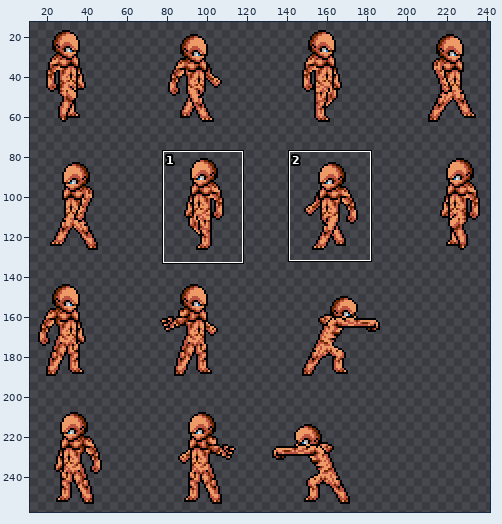
A sprite sheet gets an edit: img/units/skin2.png. Above, an overview of the earlier version with the close-up marked.
Close-up. First the earlier version:
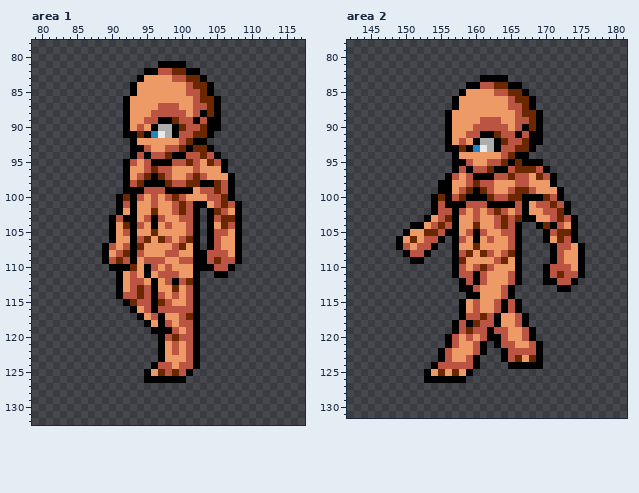
The file is 500x500 pixels. Shown: area 1: x 79..117, y 78..132; area 2: x 142..181, y 78..131. The wide view leaves out empty margins. The commit also changed other parts of the picture, which this record leaves out.
Now the later version:
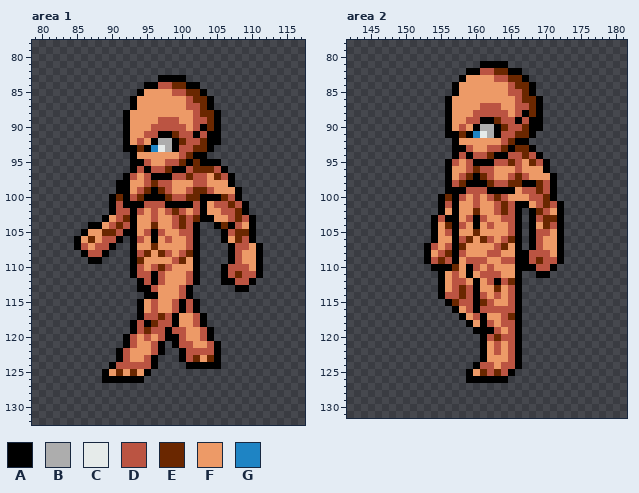
Palette (. is transparent): A #000000  B #adadad  C #e6ebea  D #bb5442  E #6a2700  F #ed9a67  G #1e84c4
From old to new:
--- area 1
@@ x 79..117 @@
  80 .......................................
- 81 ..................AAAA.................
- 82 ................AADDEEAA...............
- 83 ...............AFFFFDDEEA..............
- 84 ..............AFFFFFFFDEEA.............
- 85 ..............AFFFFFFFDDEA.............
- 86 .............AFFFFFFFFFDEEA............
- 87 .............AFFFFDDDFFDDEA............
- 88 .............AFFFDDDDDFDAEA............
- 89 .............AFFDDAAEDDADAA............
- 90 .............AFDFABBAEDDEAA............
- 91 .............AAEAGCBADDEEA.............
- 92 ..............AFFFFFFDEAA..............
- 93 ..............AADFFDDEAEEA.............
- 94 ..............ADADDEAADDEDA............
- 95 .............ADFDAAADDEDFEDA...........
- 96 .............AFFDEDDFFFDFFFA...........
- 97 .............AFDEAEDFFDEDFFFA..........
- 98 .............ADEAAAEDDEEAAEDA..........
- 99 .............AAADDDAAAAFDDEDA..........
-100 ............AEADFDFDEDFFFDDEA..........
-101 ............ADAFFDFFDEDAAFDEDA.........
-102 ............AFAFFEFFDEDA.AEDFA.........
-103 ...........ADAAFDADFFDDA.ADEEA.........
-104 ...........AFEADFAFDFFDA.AFEDA.........
-105 ...........AFDAFFEFFFFDA.ADDFA.........
-106 ...........AFFADEFEDFDEA.ADFFA.........
-107 ..........ADFDAEFFFFDEFA.ADFFA.........
-108 ..........AFDEADFFFDDFFAADDDFA.........
-109 ..........ADEDAFDDDFFDDAADEDDA.........
-110 ...........AAAEFADFDFFFAAADDA..........
-111 ............AFDFAFDDDFFA..AA...........
-112 ............AFDDFAFDADEA...............
-113 ............AFDEDAFFEFDA...............
-114 ............ADDEDADFDFDA...............
-115 .............AEDDAEDFFDA...............
-116 ..............AFDADDDDDA...............
-117 ...............AFDAFFDEA...............
-118 ................AFADFDDA...............
-119 .................AAADFDA...............
-120 ..................ADEDDA...............
-121 ..................AFDFDA...............
-122 ..................AFDFDA...............
-123 ..................AFFFDA...............
-124 .................ADDFDDA...............
-125 ................AFEDEDA................
-126 ................AAAAAA.................
+ 81 .......................................
+ 82 .......................................
+ 83 ..................AAAA.................
+ 84 ................AADDEEAA...............
+ 85 ...............AFFFFDDEEA..............
+ 86 ..............AFFFFFFFDEEA.............
+ 87 ..............AFFFFFFFDDEA.............
+ 88 .............AFFFFFFFFFDEEA............
+ 89 .............AFFFFDDDFFDDEA............
+ 90 .............AFFFDDDDDFDAEA............
+ 91 .............AFFDDAAEDDADAA............
+ 92 .............AFDFABBAEDDEAA............
+ 93 .............AAEAGCBADDEEA.............
+ 94 ..............AFFFFFFDEAA..............
+ 95 ..............AADFFDDEAEAAA............
+ 96 ..............ADADDEAADEEEDA...........
+ 97 .............ADFDAAADDEDDFEDA..........
+ 98 ............AAFFDEDDFFFDDFFFA..........
+ 99 ............AAFDEAEDFFDEEDFFFA.........
+100 ...........AEADEAAAEDDEEAAAEDA.........
+101 ...........ADAAADDDAAAADAFDDEDA........
+102 ...........ADDADFDFDEDFDAFFDDEA........
+103 ..........AFDEAFFDFFDEDEAAFFDEDA.......
+104 ........AAFDEDAFFEFFDEDA..AEADFA.......
+105 .......AFFEEDAAFDADFFDDA...ADEEA.......
+106 ......AFEFDDA.ADFAFDFFDA...AFEDA.......
+107 ......ADFDDA..AFFEFFFFDA....ADDFA......
+108 .......ADDA...ADEFEDFDEA....ADFFA......
+109 ........AA....AEFFFFDEFA....ADFFA......
+110 ..............ADFDEDFFFA...ADDDFA......
+111 ..............ADDADFFFDA...ADEDDA......
+112 ...............ADADFFFDA...AADDA.......
+113 ...............AADFFFDA......AA........
+114 ................AAFFFDA................
+115 ...............AFDFFDADA...............
+116 ...............AFDFFDADA...............
+117 ...............ADDEDAFFDA..............
+118 ..............ADAEDDAFFDA..............
+119 ..............ADEDDADDFFDA.............
+120 .............ADFDFDAADFFDA.............
+121 .............ADFFDA.ADDFFDA............
+122 ............ADFFFDA..ADDDDA............
+123 ............ADFFDA...ADEFEA............
+124 ...........ADDDDDA....AAAAA............
+125 ..........AFEFEFA......................
+126 ..........AAAAAA.......................
 127 .......................................
--- area 2
@@ x 142..181 @@
  80 ........................................
- 81 ........................................
- 82 ........................................
- 83 ...................AAAA.................
- 84 .................AADDEEAA...............
- 85 ................AFFFFDDEEA..............
- 86 ...............AFFFFFFFDEEA.............
- 87 ...............AFFFFFFFDDEA.............
- 88 ..............AFFFFFFFFFDEEA............
- 89 ..............AFFFFDDDFFDDEA............
- 90 ..............AFFFDDDDDFDAEA............
- 91 ..............AFFDDAAEDDADAA............
- 92 ..............AFDFABBAEDDEAA............
- 93 ..............AAEAGCBADDEEA.............
- 94 ...............AFFFFFFDEAA..............
- 95 ...............AADFFDDEAEAAA............
- 96 ...............ADADDEAADEEEDA...........
- 97 ..............ADFDAAADDEDDFEDA..........
- 98 .............AAFFDEDDFFFDDFFFA..........
- 99 .............AAFDEAEDFFDEEDFFFA.........
-100 ............AEADEAAAEDDEEAAAEDA.........
-101 ............ADAAADDDAAAADAFDDEDA........
-102 ............ADDADFDFDEDFDAFFDDEA........
-103 ...........AFDEAFFDFFDEDEAAFFDEDA.......
-104 .........AAFDEDAFFEFFDEDA..AEADFA.......
-105 ........AFFEEDAAFDADFFDDA...ADEEA.......
-106 .......AFEFDDA.ADFAFDFFDA...AFEDA.......
-107 .......ADFDDA..AFFEFFFFDA....ADDFA......
-108 ........ADDA...ADEFEDFDEA....ADFFA......
-109 .........AA....AEFFFFDEFA....ADFFA......
-110 ...............ADFDEDFFFA...ADDDFA......
-111 ...............ADDADFFFDA...ADEDDA......
-112 ................ADADFFFDA...AADDA.......
-113 ................AADFFFDA......AA........
-114 .................AAFFFDA................
-115 ................AFDFFDADA...............
-116 ................AFDFFDADA...............
-117 ................ADDEDAFFDA..............
-118 ...............ADAEDDAFFDA..............
-119 ...............ADEDDADDFFDA.............
-120 ..............ADFDFDAADFFDA.............
-121 ..............ADFFDA.ADDFFDA............
-122 .............ADFFFDA..ADDDDA............
-123 .............ADFFDA...ADEFEA............
-124 ............ADDDDDA....AAAAA............
-125 ...........AFEFEFA......................
-126 ...........AAAAAA.......................
+ 81 ...................AAAA.................
+ 82 .................AADDEEAA...............
+ 83 ................AFFFFDDEEA..............
+ 84 ...............AFFFFFFFDEEA.............
+ 85 ...............AFFFFFFFDDEA.............
+ 86 ..............AFFFFFFFFFDEEA............
+ 87 ..............AFFFFDDDFFDDEA............
+ 88 ..............AFFFDDDDDFDAEA............
+ 89 ..............AFFDDAAEDDADAA............
+ 90 ..............AFDFABBAEDDEAA............
+ 91 ..............AAEAGCBADDEEA.............
+ 92 ...............AFFFFFFDEAA..............
+ 93 ...............AADFFDDEAEEA.............
+ 94 ...............ADADDEAADDEDA............
+ 95 ..............ADFDAAADDEDFEDA...........
+ 96 ..............AFFDEDDFFFDFFFA...........
+ 97 ..............AFDEAEDFFDEDFFFA..........
+ 98 ..............ADEAAAEDDEEAAEDA..........
+ 99 ..............AAADDDAAAAFDDEDA..........
+100 .............AEADFDFDEDFFFDDEA..........
+101 .............ADAFFDFFDEDAAFDEDA.........
+102 .............AFAFFEFFDEDA.AEDFA.........
+103 ............ADAAFDADFFDDA.ADEEA.........
+104 ............AFEADFAFDFFDA.AFEDA.........
+105 ............AFDAFFEFFFFDA.ADDFA.........
+106 ............AFFADEFEDFDEA.ADFFA.........
+107 ...........ADFDAEFFFFDEFA.ADFFA.........
+108 ...........AFDEADFFFDDFFAADDDFA.........
+109 ...........ADEDAFDDDFFDDAADEDDA.........
+110 ............AAAEFADFDFFFAAADDA..........
+111 .............AFDFAFDDDFFA..AA...........
+112 .............AFDDFAFDADEA...............
+113 .............AFDEDAFFEFDA...............
+114 .............ADDEDADFDFDA...............
+115 ..............AEDDAEDFFDA...............
+116 ...............AFDADDDDDA...............
+117 ................AFDAFFDEA...............
+118 .................AFADFDDA...............
+119 ..................AAADFDA...............
+120 ...................ADEDDA...............
+121 ...................AFDFDA...............
+122 ...................AFDFDA...............
+123 ...................AFFFDA...............
+124 ..................ADDFDDA...............
+125 .................AFEDEDA................
+126 .................AAAAAA.................
 127 ........................................
